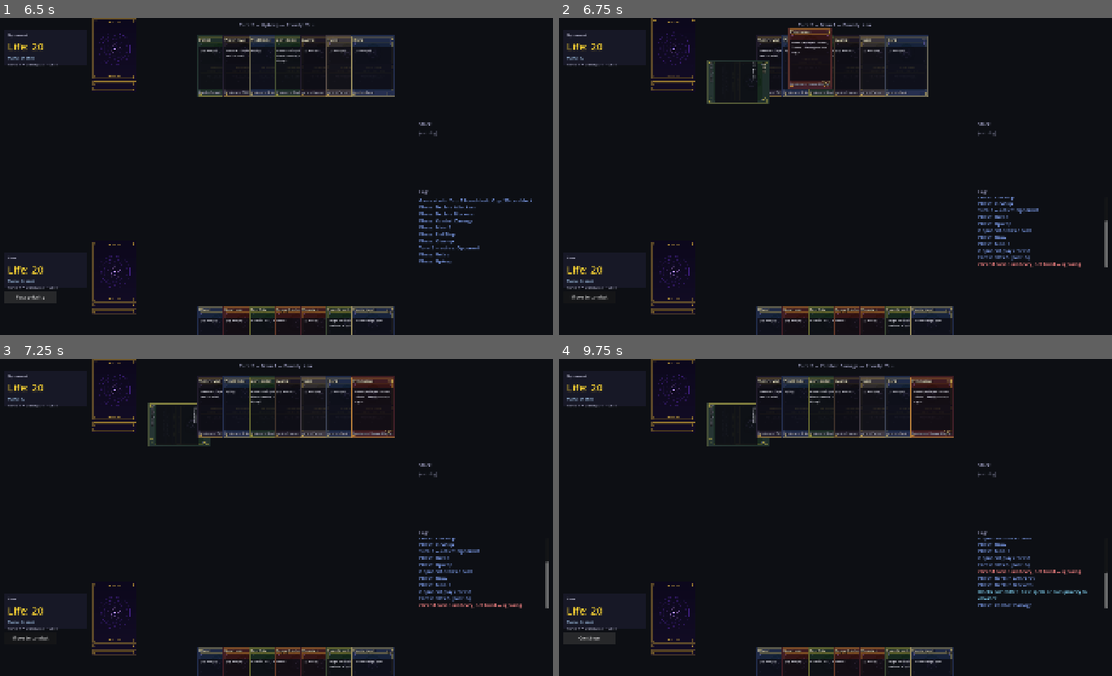
Above: before the commit, frames 1-4 (two rows, left to right).
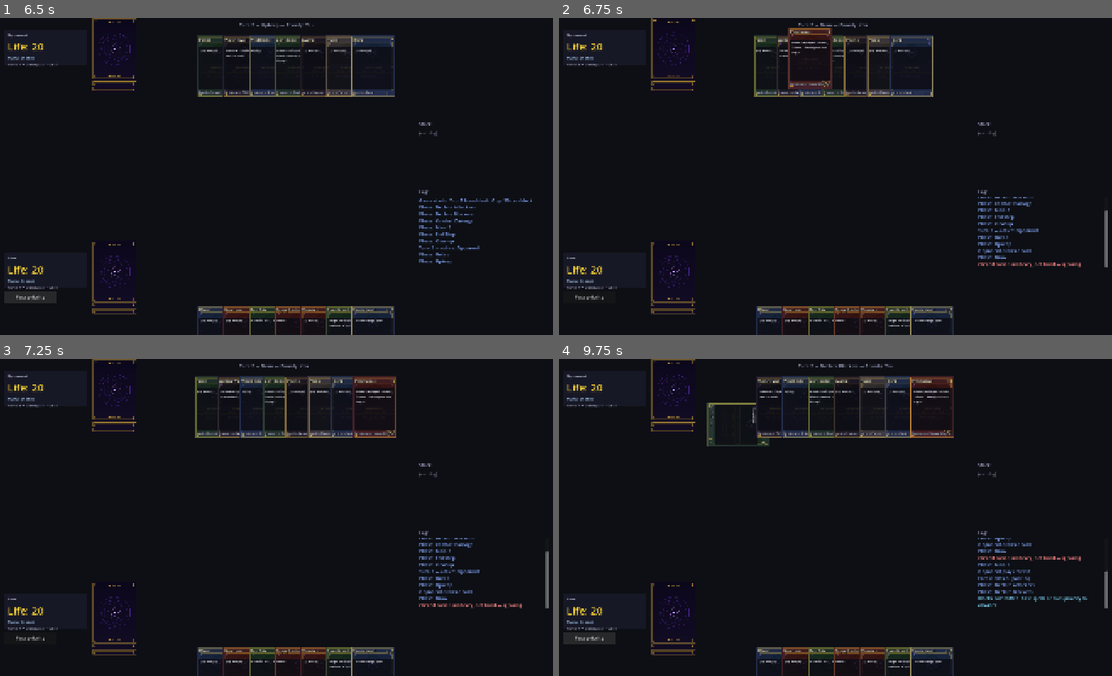
Above: after the commit, the same moments.

Repository: VoeJozzo/Magiclike
Game: Godot game, scene res://scenes/game/game_board.tscn
The game is run twice, just before and just after one commit, with the same random seed, the same clock (stepped at 60 frames per second) and the same inputs.
Inputs (mouse positions are in pixels of both pictures, inside the frame that each line leads up to):
- Up to frame 1 (6.5 s): click "Move to combat" at 0.5 s; click "Skip attack" at 1.25 s; click "Continue" at 2 s; click "Continue" at 2.75 s; click "End turn" at 3.5 s; click "Pass priority" at 4.25 s; click "Pass priority" at 5 s; click "Pass priority" at 5.75 s
- Up to frame 2 (6.75 s): tap Enter at 6.5 s; drag from (675, 59) to (890, 106) at 6.52 s
- Up to frame 3 (7.25 s): no input
- Up to frame 4 (9.75 s): click "Move to combat" (after the commit: "Pass priority") at 7.25 s; click "Skip attack" (after the commit: "Move to combat") at 8 s; click "Skip blocks" (after the commit: "Skip attack") at 8.75 s; click "Pass priority" (after the commit: "Skip blocks") at 9.5 s

Frame 1 is identical in both runs. In frame 2, 2.4% of the frame differs, in the area x 2-100%, y 1-89%; in frame 3, 2.8%; in frame 4, 1.2%.

Commit message:
Counterspell auto-target + no-focus action button + auto-tap lands
Three playtest follow-ups.

1. Counterspell target picker. The "target spell" filter had no stack-
   click UI, so clicking Counterspell entered targeting mode with no
   way to actually pick. Now auto-targets the topmost opponent spell
   on the stack (the typical counter target). If no opp spell is on
   the stack, falls back to top-of-stack regardless of controller.
   Empty stack → bail with the existing "no spell to target" message.
   When a clickable stack panel lands, this can swap to manual selection.

2. Space-bar double-phase advance. The action button had default
   keyboard focus, so Space hit both the button's ui_accept AND the
   global _unhandled_input keybind in some click-then-space sequences,
   firing pass_priority twice and advancing two phases. Set
   focus_mode = FOCUS_NONE on the button so it never grabs keyboard
   focus — Space/Enter now route exclusively through
   game_board._unhandled_input, single source of truth.

3. Auto-tap lands when casting. Clicking a spell whose cost isn't
   already in the pool now greedy-plans which untapped lands to tap to
   make up the shortfall. Colored pips first (each needs a land
   producing that color), then generic (any remaining untapped land).
   Surplus colored mana already in pool counts toward generic. If the
   plan can't fully cover the cost, bail with the existing "not enough
   untapped lands" message instead of silently failing. Each planned
   tap goes through the normal activate_ability action, so the engine
   stays in charge of mana tracking.

All ten phase smoke tests still pass.

Co-Authored-By: Claude Opus 4.7 (1M context) <noreply@anthropic.com>

Diff:
--- a/scenes/game/game_board.gd
+++ b/scenes/game/game_board.gd
@@ -212,6 +212,11 @@
 	_action_button.text = "Pass priority"
 	_action_button.position = Vector2(40, 930)
 	_action_button.size = Vector2(180, 40)
+	# Phase 5c UI polish: disable keyboard focus so Space/Enter only fire
+	# the global keybind path (game_board._unhandled_input) once. Previously
+	# the button could grab focus from a click and then process ui_accept
+	# in addition to our global handler, advancing two phases per press.
+	_action_button.focus_mode = Control.FOCUS_NONE
 	_action_button.pressed.connect(_on_pass_pressed)
 	add_child(_action_button)
 
@@ -808,19 +813,44 @@
 	# Spells (instant/sorcery/creature): pay mana, push to stack.
 	var ctrl: Player = found.controller
 	if not ctrl.mana.can_pay(card.template.mana_cost):
-		_log_local("[color=#ff8888]Can't pay %s for %s — pool is %s[/color]" % [
-			_fmt_cost(card.template.mana_cost),
-			card.name(),
-			ctrl.mana.to_string_short(),
-		])
-		return
+		# Phase 5c UI polish: auto-tap lands to make up the shortfall. If
+		# we can plan a set of untapped lands that covers the cost, tap
+		# them all and proceed. If the plan can't cover, log and bail.
+		var lands_to_tap: Array = _plan_lands_to_tap(ctrl, card.template.mana_cost)
+		if lands_to_tap.is_empty():
+			_log_local("[color=#ff8888]Can't pay %s for %s — pool is %s, not enough untapped lands[/color]" % [
+				_fmt_cost(card.template.mana_cost),
+				card.name(),
+				ctrl.mana.to_string_short(),
+			])
+			return
+		for land in lands_to_tap:
+			RulesEngine.execute_action(Action.make_activate_ability(land.instance_id))
+		# After auto-tap we should be able to pay. If not, something
+		# went sideways — bail with an explanation rather than silently
+		# failing.
+		if not ctrl.mana.can_pay(card.template.mana_cost):
+			_log_local("[color=#ff8888]Auto-tap completed but can't pay %s for %s (pool: %s)[/color]" % [
+				_fmt_cost(card.template.mana_cost), card.name(), ctrl.mana.to_string_short(),
+			])
+			return
 
 	# Targeted spells enter targeting mode; untargeted ones cast directly.
 	if card.template is SpellResource and card.template.requires_target:
-		# Counterspell needs a spell on the stack — bail with a clear
-		# message if there isn't one.
-		if card.template.target_filter == "spell" and s.stack.is_empty():
-			_log_local("[color=#ff8888]Can't cast %s: no spell on the stack to target.[/color]" % card.name())
+		# Counterspell-style "target spell" filter: there's no stack-entry
+		# click UI yet. Auto-target the topmost opponent spell since
+		# countering the most recent thing is the typical intent. If
+		# nothing legal is on the stack, bail with a clear message.
+		if card.template.target_filter == "spell":
+			var top_spell: Dictionary = _top_targetable_spell(s, "you")
+			if top_spell.is_empty():
+				_log_local("[color=#ff8888]Can't cast %s: no spell on the stack to target.[/color]" % card.name())
+				return
+			var cast := Action.make_cast_spell(iid, [top_spell])
+			if RulesEngine.is_legal_action(cast):
+				RulesEngine.execute_action(cast)
+			else:
+				_log_local("[color=#ff8888]Can't cast %s — %s[/color]" % [card.name(), _diagnose_cast_failure(card, s)])
 			return
 		_enter_targeting_mode(iid, card.template.target_filter)
 	else:
@@ -832,6 +862,88 @@
 			# wrong phase, or instant-speed during your own untap/draw, etc.
 			var reason: String = _diagnose_cast_failure(card, s)
 			_log_local("[color=#ff8888]Can't cast %s — %s[/color]" % [card.name(), reason])
+
+
+# Phase 5c UI polish: plan a set of untapped lands to tap to cover `cost`,
+# accounting for mana already in the pool. Returns the list of lands (in
+# tap order) or an empty Array if the cost can't be paid even with full
+# tap-out.
+#
+# Algorithm: colored pips first (each requires a land producing that
+# color), then generic pips (any remaining untapped land). Greedy —
+# doesn't backtrack. Works correctly for single-color basic lands; will
+# need extension when multi-color lands enter the pool (e.g., dual lands,
+# City of Brass).
+func _plan_lands_to_tap(controller: Player, cost: Dictionary) -> Array:
+	# Pool already has some mana — only need to make up the difference.
+	var still_needed: Dictionary = {}
+	for color in ["W", "U", "B", "R", "G", "C"]:
+		var c: int = int(cost.get(color, 0)) - int(controller.mana.pool.get(color, 0))
+		still_needed[color] = max(0, c)
+	# Available untapped lands.
+	var available: Array = []
+	for card in controller.battlefield:
+		if card.tapped:
+			continue
+		if card.template == null or not (card.template is LandResource):
+			continue
+		if card.summoning_sick:  # haste etc — but lands don't get sickness; defensive
+			continue
+		available.append(card)
+	var planned: Array = []
+	# Pass 1: colored requirements. For each color we still need, find a
+	# land producing that color.
+	for color in ["W", "U", "B", "R", "G"]:
+		var count: int = still_needed.get(color, 0)
+		for i in range(count):
+			var land: CardInstance = _find_land_producing(available, color)
+			if land == null:
+				return []  # Can't satisfy this color
+			planned.append(land)
+			available.erase(land)
+	# Pass 2: generic. Any remaining untapped land works. Mana in pool of
+	# any color can also pay generic, so let can_pay decide after taps.
+	var generic_needed: int = still_needed.get("C", 0)
+	# Generic can be paid by extra colored mana already in pool too —
+	# count how much surplus we have after colored requirements.
+	var surplus_in_pool: int = 0
+	for color in ["W", "U", "B", "R", "G"]:
+		surplus_in_pool += max(0, int(controller.mana.pool.get(color, 0)) - int(cost.get(color, 0)))
+	generic_needed = max(0, generic_needed - surplus_in_pool)
+	for i in range(generic_needed):
+		if available.is_empty():
+			return []
+		planned.append(available.pop_front())
+	return planned
+
+
+# Find an untapped land in `available` that produces `color`, or null.
+func _find_land_producing(available: Array, color: String) -> CardInstance:
+	for land in available:
+		if land.template is LandResource and color in land.template.mana_produced:
+			return land
+	return null
+
+
+# Phase 5c UI polish: pick the "top of stack" spell entry to target with
+# Counterspell. Prefers opponent's spells (the usual counter target);
+# falls back to top-of-stack regardless of controller if there's no opp
+# spell on the stack (unlikely but handles "counter your own spell" cases
+# like saving stack-slot for the opp). Returns a {kind: "stack", iid}
+# target dict or {} if no spell entries exist.
+func _top_targetable_spell(s: EngineState, caster_key: String) -> Dictionary:
+	# Walk stack top-to-bottom, prefer opp's spells first.
+	var entries: Array = s.stack.entries
+	for i in range(entries.size() - 1, -1, -1):
+		var e: Dictionary = entries[i]
+		if e.get("kind", "") == "spell" and e.get("controller_key", "") != caster_key:
+			return {"kind": "stack", "iid": int(e.source_iid)}
+	# No opp spell — fall back to any spell on stack.
+	for i in range(entries.size() - 1, -1, -1):
+		var e: Dictionary = entries[i]
+		if e.get("kind", "") == "spell":
+			return {"kind": "stack", "iid": int(e.source_iid)}
+	return {}
 
 
 # Phase 5c UI polish: when a cast is rejected by is_legal_action, produce a
